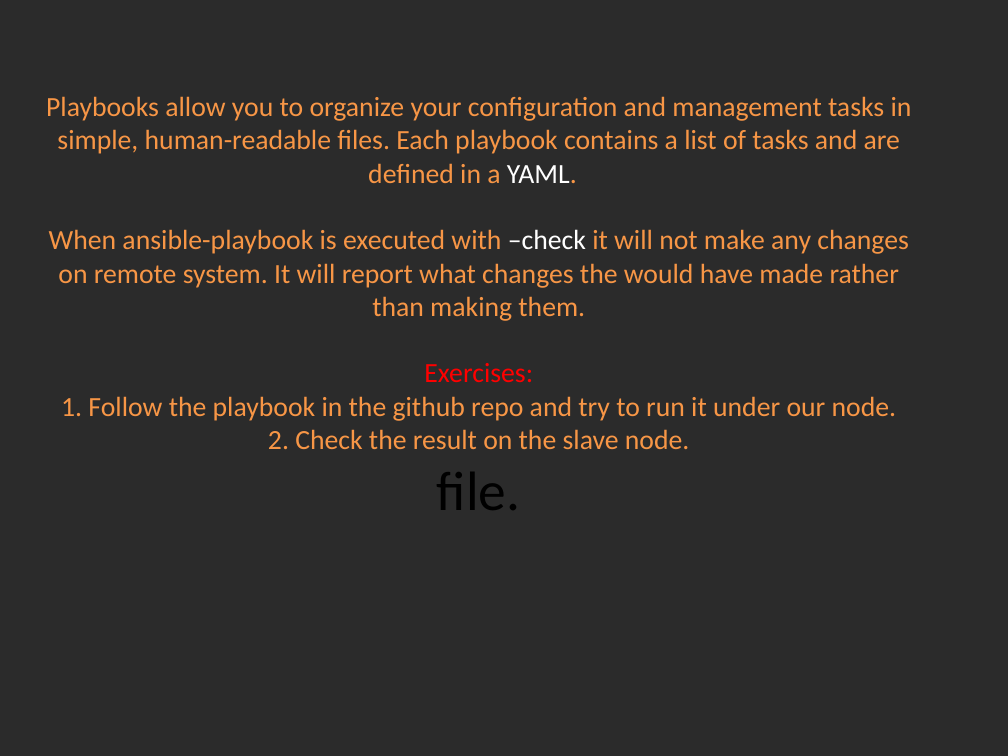
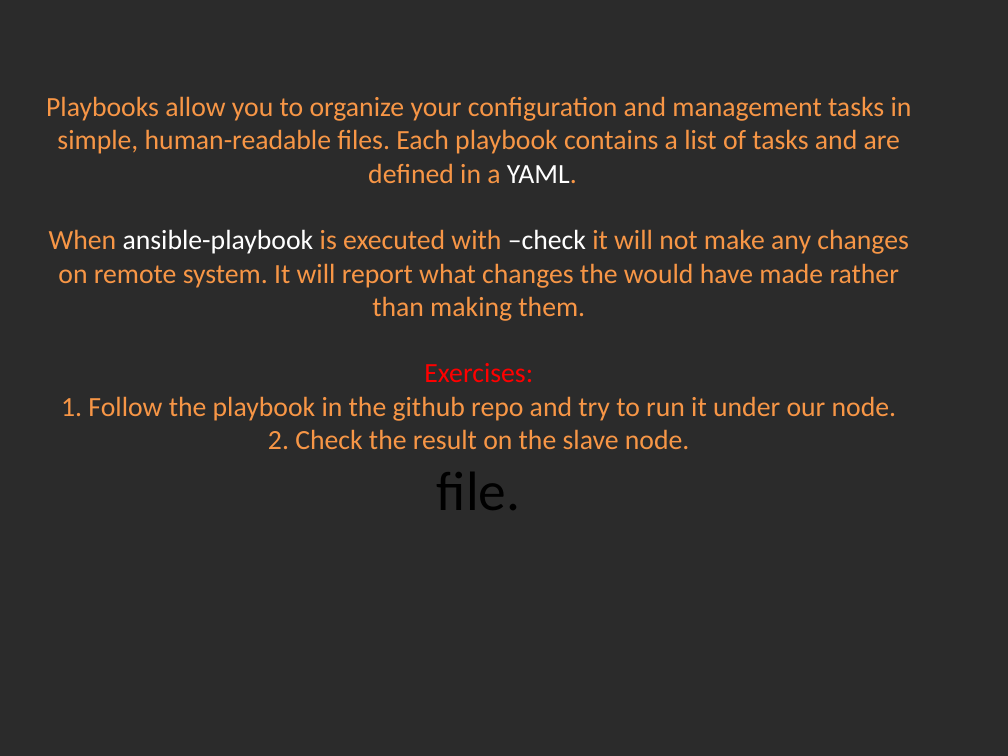
Before and after one commit to Academy-Soft-Intellect/Linux-Course, a slide deck: slide 4 of 16.ConfigurationManagement_With_Ansible/16-Conf_Man_Ansible.pptx. Drawn at 1008x756 pixels with LibreOffice and Linux fonts; fonts in the diff are those of the drawing; background and template pictures are left out; a plain dark background stands for a picture behind light text. Boxes give left, top, right and bottom in pixels: in the first picture for what was removed or moved away, otherwise in the second. Text is boxed around its words. In the diff, an @@ line names an element or a change of style, - is before the commit and + after.

Commit message:
Ansible.

```diff
--- a/16.ConfigurationManagement_With_Ansible/16-Conf_Man_Ansible.pptx
+++ b/16.ConfigurationManagement_With_Ansible/16-Conf_Man_Ansible.pptx
@@ title "Playbooks allow you to organize ..." at bbox=[46, 96, 912, 510]: text colour #F79646 to #FFFFFF in "ansible-playbook" @@
```
Also in this commit, not shown: 4 other slides changed.
